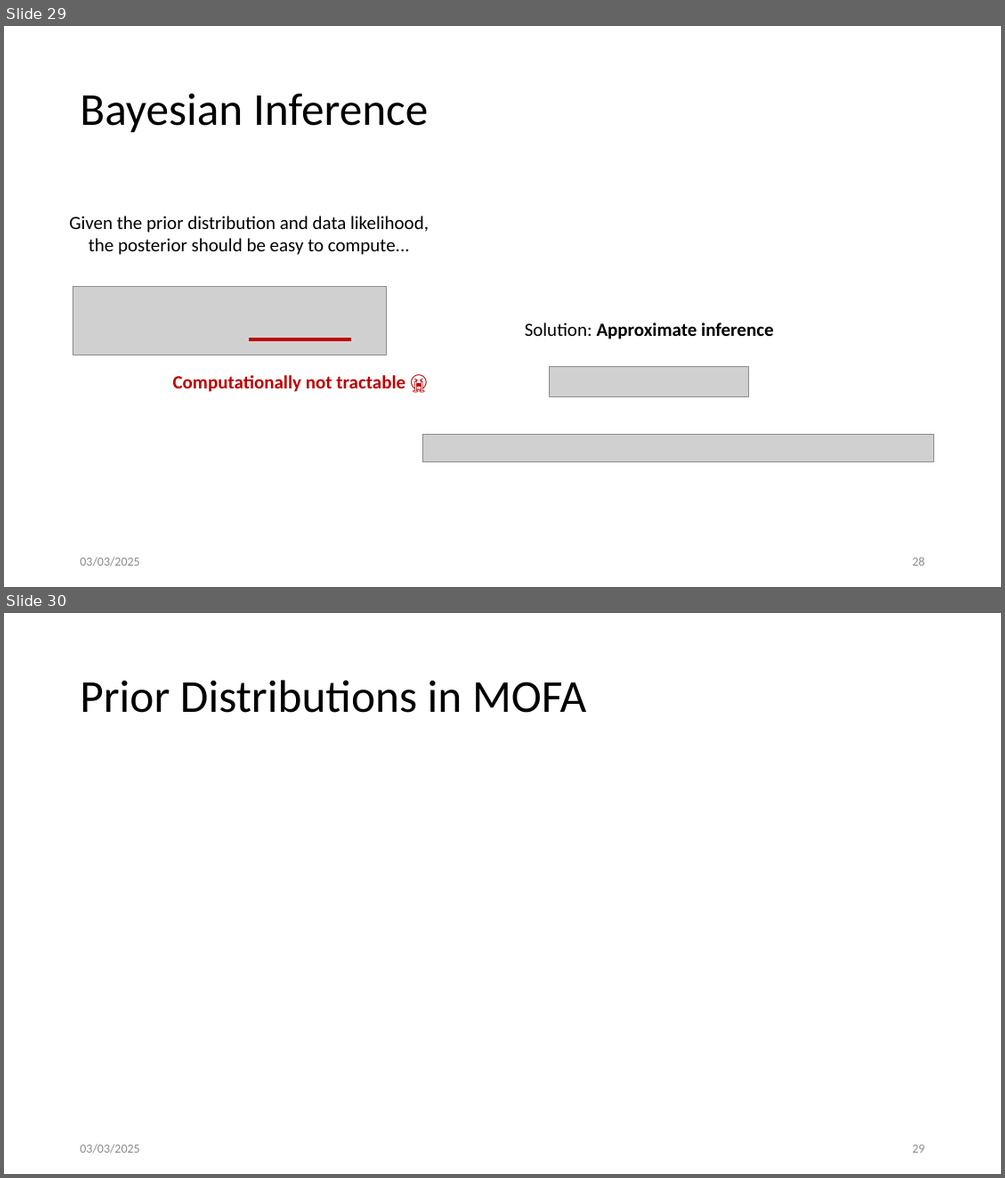
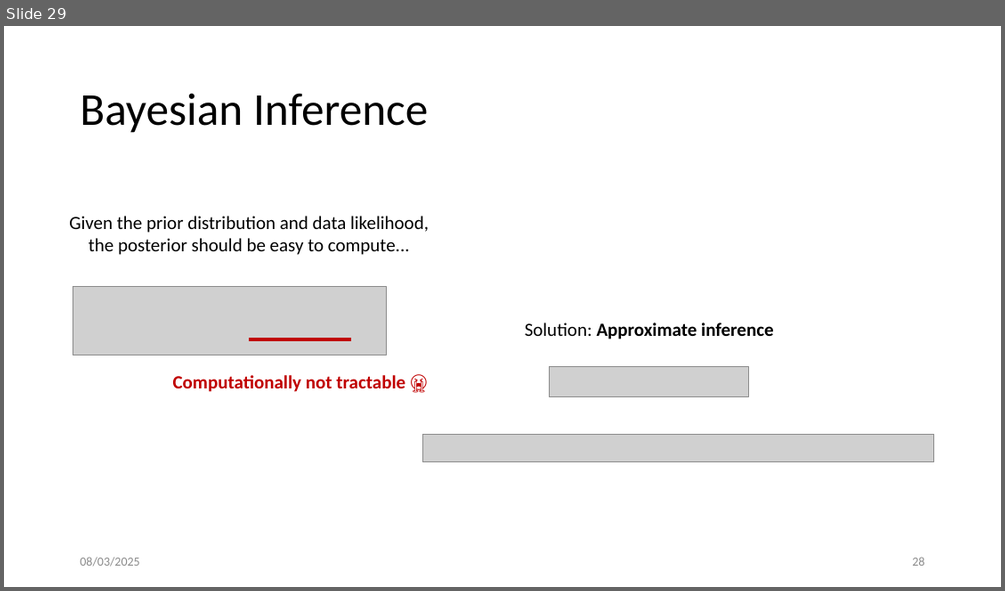
Before and after one commit to penelopenelope/ebi_mofa_workshop_precision_medicine, a slide deck: presentation.pptx. Shown one above the other, each under a label of ours: slides 29 and 30 before the commit, slide 29 after it. The pictures are 1005x1178 and 1005x591 pixels, drawn with LibreOffice and Linux fonts; fonts in the diff are those of the drawing; grey boxes stand for pictures. Boxes give left, top, right and bottom in pixels: in the first picture for what was removed or moved away, otherwise in the second. Text is boxed around its words. In the diff, an @@ line names an element or a change of style, - is before the commit and + after.

```diff
--- a/presentation.pptx
+++ b/presentation.pptx
@@ slide 30 removed at (4, 613, 1001, 1174), background #FFFFFF @@
@@ title removed at (80, 680, 586, 713) @@
-Prior Distributions in MOFA
@@ text removed at (80, 1143, 139, 1153) @@
-03/03/2025
@@ page number removed at (912, 1144, 924, 1152) @@
-29
@@ slide 29 changed as well @@
@@ text at (80, 556, 139, 566): text changed @@
-03/03/2025
+08/03/2025
```
Also in this commit, not shown: 28 other slides changed, 7 other files.
